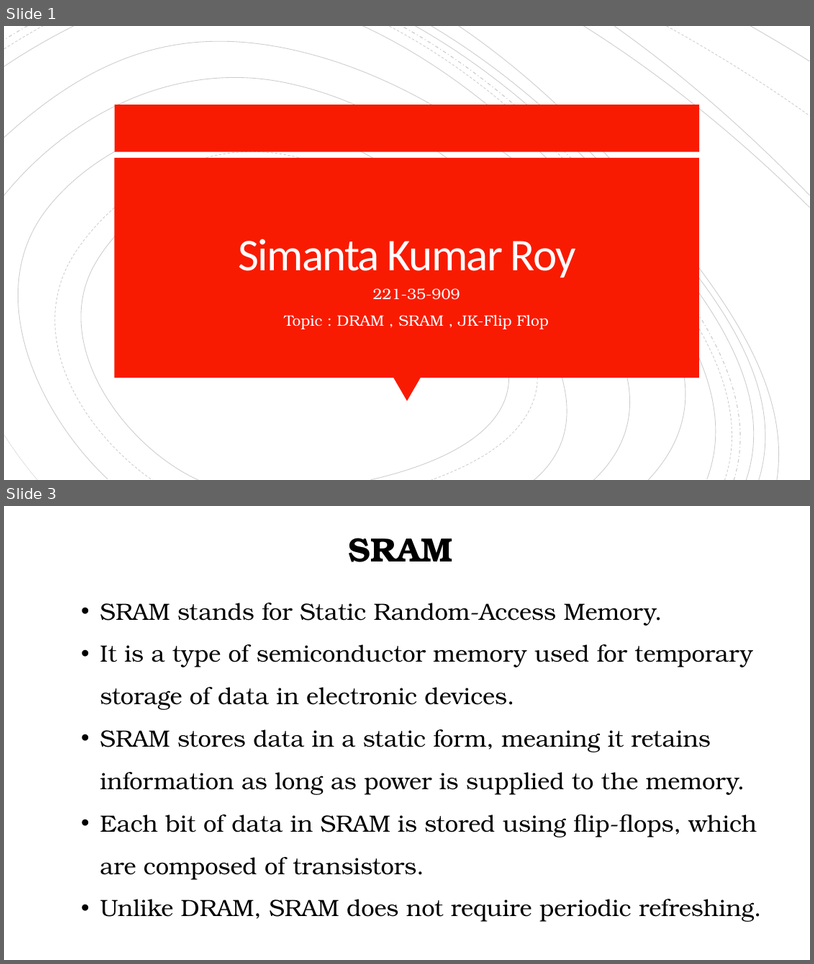
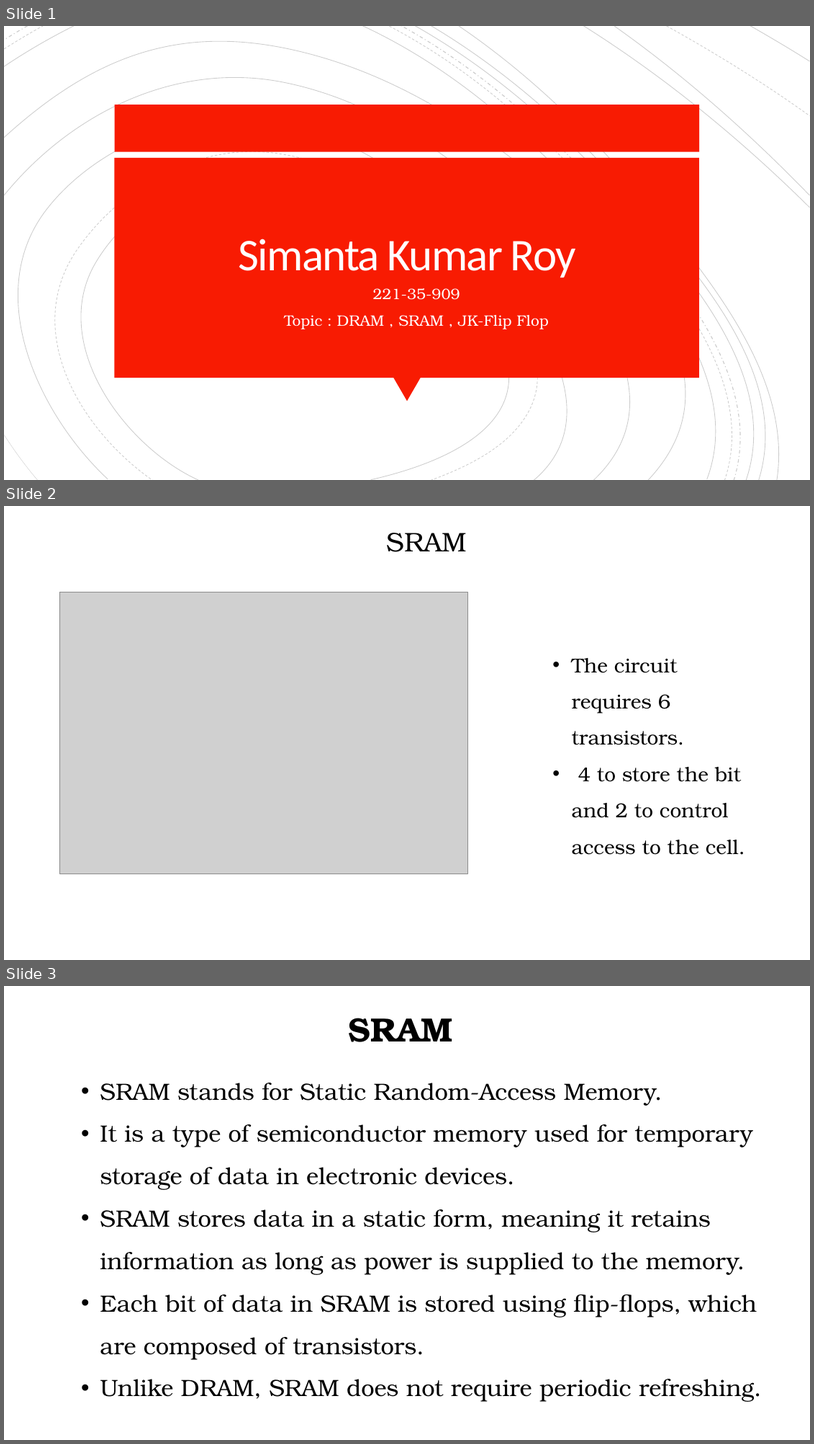
Before and after one commit to roy35-909/DS_P, a slide deck: ppt/Simanta Kumar Roy.pptx. Shown one above the other, each under a label of ours: slides 1 and 3 before the commit, slides 1, 2 and 3 after it; the slides between them are not shown. The pictures are 814x964 and 814x1444 pixels, drawn with LibreOffice and Linux fonts; fonts in the diff are those of the drawing; grey boxes stand for pictures. Boxes give left, top, right and bottom in pixels: in the first picture for what was removed or moved away, otherwise in the second. Text is boxed around its words. In the diff, an @@ line names an element or a change of style, - is before the commit and + after.

Commit message:
ppt

```diff
--- a/ppt/Simanta Kumar Roy.pptx
+++ b/ppt/Simanta Kumar Roy.pptx
@@ slide 2 added at bbox=[4, 506, 810, 960], background #FFFFFF @@
@@ text added at bbox=[387, 533, 467, 552], 32 pt, text #000000 @@
+SRAM
@@ picture added at bbox=[59, 592, 468, 874] @@
@@ text added at bbox=[572, 658, 746, 854], 24 pt, text #000000 @@
+• The circuit requires 6 transistors.
+• 4 to store the bit and 2 to control access to the cell.
```
Also in this commit, not shown: 1 slide removed, 1 other file.
